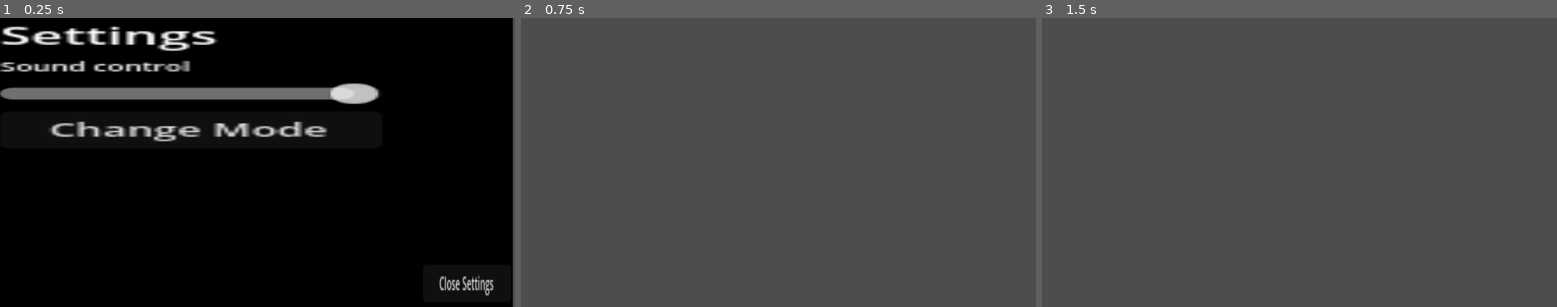
Above: before the commit, frames 1-3 (left to right).
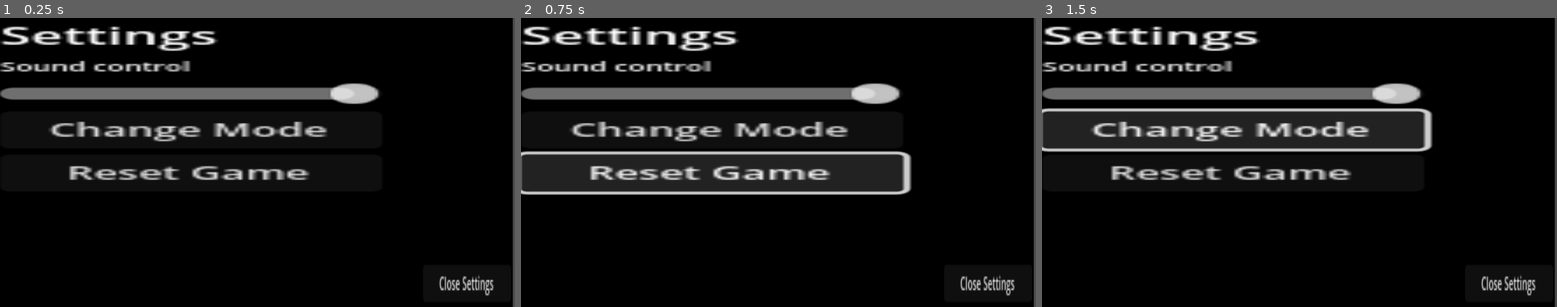
Above: after the commit, the same moments.

Repository: Lueegee1/Skr-t-Kast-Spil
Game: Godot game, scene res://main/settings.tscn
Two runs of this game, one before a commit and one after it. Both use one fixed random seed, a clock stepped at 60 frames per second and the inputs below. This scene is started directly instead of the project's main scene.
Inputs (mouse positions are in pixels of both pictures, inside the frame that each line leads up to):
- Up to frame 1 (0.25 s): no input
- Up to frame 2 (0.75 s): click "Close Settings" (after the commit: "Reset Game") at 0.5 s
- Up to frame 3 (1.5 s): click (1232, 130) at 1.25 s, where only the run after the commit has a clickable "Change Mode"

The runs differ from the first frame. In frame 1, 1.6% of the frame differs, in the area x 13-61%, y 51-57%; in frame 2, 97%, in the area x 0-100%, y 0-100%; in frame 3, 97%.
Error after the commit: Invalid assignment of property or key 'launch_speed' with value of type 'float' on a base object of type 'Nil'. (res://main/SettingsMenu.gd:29)

Commit message:
Save system 1.2

Diff:
--- a/main/Global.gd
+++ b/main/Global.gd
@@ -22,8 +22,6 @@
 
 func _ready():
 	load_game()
-	print("Save file exists:", FileAccess.file_exists(SAVE_FILE))
-	print("Save path:", SAVE_FILE)
 
 func _process(_delta):
 	if money != prev_money or exp != prev_exp or prestige != prev_prestige:
--- a/main/SettingsMenu.gd
+++ b/main/SettingsMenu.gd
@@ -14,3 +14,27 @@
 		DisplayServer.window_set_mode(DisplayServer.WINDOW_MODE_WINDOWED)
 	else:
 		DisplayServer.window_set_mode(DisplayServer.WINDOW_MODE_FULLSCREEN)
+
+
+func _on_reset_button_pressed():
+	var data = {
+		"money": 0,
+		"prestige": 0,
+		"exp": 0
+	}
+
+	var file = FileAccess.open(Global.SAVE_FILE, FileAccess.WRITE)
+	file.store_string(JSON.stringify(data))
+	file.close()
+	Global.Ball.launch_speed = 500.0                # speed that the RigidBody2D is launched with
+	Global.Ball.launch_angle = 45.0                 # angle of launch of the RigidBody2D
+	Global.Ballstop_threshold = 5.0                      # velocity threshold rquired for the RigidBody2D to be considered stopped
+	Global.Ballstop_delay = 1.0                          # seconds it must stay still to count as stopped
+	Global.Ball.time_between_launch = 0.5                  # the time between launch command being given and the RigidBody2D actually being launched
+	Global.Ball.air_resistance = 0.5                     # uses the "damp" variable as air resistance
+	Global.Ball.gravity = 1                                # uses the "gravity_scale" as gravity
+	Global.Ball.ground_friction = 0.1                     # uses PhysicsMaterial's "friction" as friction
+	Global.Ball.ground_elasticity = 0.5                    # uses PhysicsMaterial's "bounce" as the grounds elasticity
+	Global.exp = 0
+	Global.money = 0
+	Global.prestige = 0
--- a/main/settings.tscn
+++ b/main/settings.tscn
@@ -47,6 +47,11 @@
 theme_override_font_sizes/font_size = 12
 text = "Change Mode"
 
+[node name="Button" type="Button" parent="CanvasLayer/Panel/VBoxContainer"]
+layout_mode = 2
+theme_override_font_sizes/font_size = 12
+text = "Reset Game"
+
 [node name="Button" type="Button" parent="CanvasLayer/Panel"]
 layout_mode = 0
 offset_left = 32.99074
@@ -59,4 +64,5 @@
 
 [connection signal="value_changed" from="CanvasLayer/Panel/VBoxContainer/Sound" to="." method="_on_sound_value_changed"]
 [connection signal="pressed" from="CanvasLayer/Panel/VBoxContainer/ScreenMode" to="." method="_on_screen_mode_pressed"]
+[connection signal="pressed" from="CanvasLayer/Panel/VBoxContainer/Button" to="." method="_on_reset_button_pressed"]
 [connection signal="pressed" from="CanvasLayer/Panel/Button" to="." method="_on_pressed"]
